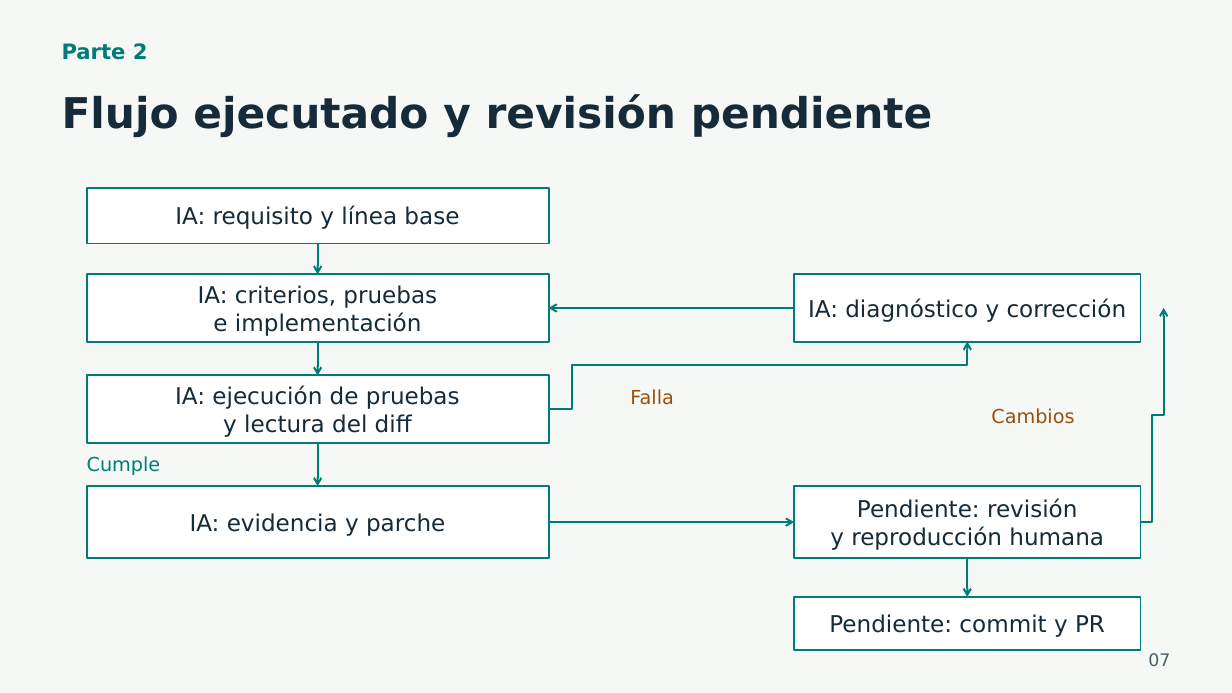
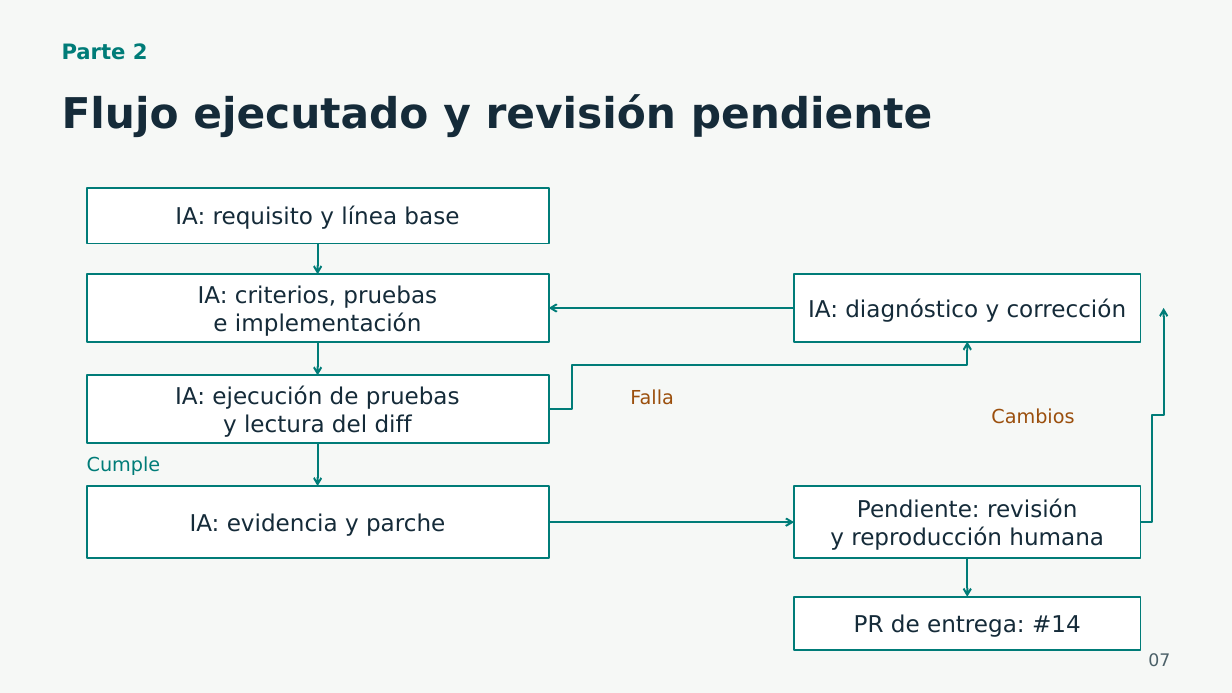
Before and after one commit to IF-6100-2026/portal-academico-documentacion, a slide deck: slide 7 of docs/investigacion/portal-academico/presentacion.pptx. Drawn at 1232x693 pixels with LibreOffice and Linux fonts; fonts in the diff are those of the drawing. Boxes give left, top, right and bottom in pixels: in the first picture for what was removed or moved away, otherwise in the second. Text is boxed around its words. In the diff, an @@ line names an element or a change of style, - is before the commit and + after.

```diff
--- a/docs/investigacion/portal-academico/presentacion.pptx
+++ b/docs/investigacion/portal-academico/presentacion.pptx
@@ text in rectangle at (854,614,1081,637): text changed @@
-Pendiente: commit y PR
+PR de entrega: #14
```
Also in this commit, not shown: 7 other slides changed.
